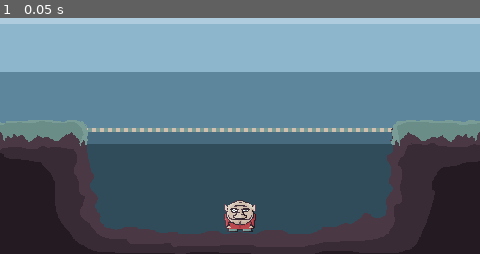
Above: before the commit, frame 1.
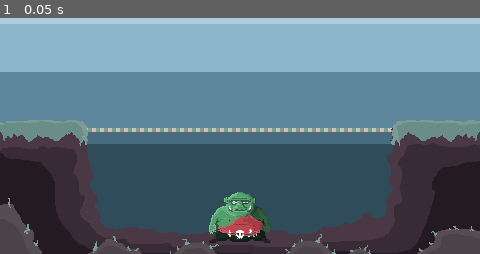
Above: after the commit, the same moment.

Repository: DonnieConradie/troll-toll-inc
Game: Godot game, scene res://main.tscn
Two runs of this game, one before a commit and one after it. Both use one fixed random seed, a clock stepped at 60 frames per second and the inputs below. The project has no main scene, so this scene is started directly.
Inputs:
- Up to frame 1 (0.05 s): no input

The runs differ from the first frame. In frame 1, 5.0% of the frame differs, in the area x 0-100%, y 73-100%.

Commit message:
Phase 1 Complete: Created static scene and core assets.

Diff:
--- a/trolltollinc/main.tscn
+++ b/trolltollinc/main.tscn
@@ -2,8 +2,8 @@
 
 [ext_resource type="Texture2D" uid="uid://cu2d1kysebxbu" path="res://assets/visual/Bridge_01.png" id="1_0xm2m"]
 [ext_resource type="Texture2D" uid="uid://bonm2orkpv5g" path="res://assets/visual/Ground_01.png" id="2_1bvp3"]
-[ext_resource type="Texture2D" uid="uid://c6j1tco5ahteu" path="res://assets/visual/Troll_01.png" id="2_h2yge"]
-[ext_resource type="Texture2D" uid="uid://co1ty75oooeq6" path="res://assets/visual/Colour palette - retrotronic-8x.png" id="4_lquwl"]
+[ext_resource type="Texture2D" uid="uid://ds2fsbkwkj6sg" path="res://assets/visual/Foreground_01.png" id="3_1bvp3"]
+[ext_resource type="Texture2D" uid="uid://iucvxpb2i2yu" path="res://assets/visual/Troll_02.png" id="4_lquwl"]
 
 [node name="Main" type="Node2D"]
 
@@ -41,11 +41,13 @@
 offset_bottom = 271.0
 texture = ExtResource("2_1bvp3")
 
+[node name="Foregound" type="TextureRect" parent="."]
+offset_top = 136.0
+offset_right = 480.0
+offset_bottom = 271.0
+texture = ExtResource("3_1bvp3")
+
 [node name="Troll" type="Sprite2D" parent="."]
 texture_filter = 1
 position = Vector2(240, 232)
-texture = ExtResource("2_h2yge")
-
-[node name="ColourPalette-Retrotronic-8x" type="Sprite2D" parent="."]
-position = Vector2(-48, 200)
 texture = ExtResource("4_lquwl")
Binary file added: trolltollinc/assets/visual/Foreground_01.png
Not shown, added: trolltollinc/assets/visual/Foreground_01.png.import
Binary file added: trolltollinc/assets/visual/Troll_02.png
Not shown, added: trolltollinc/assets/visual/Troll_02.png.import
